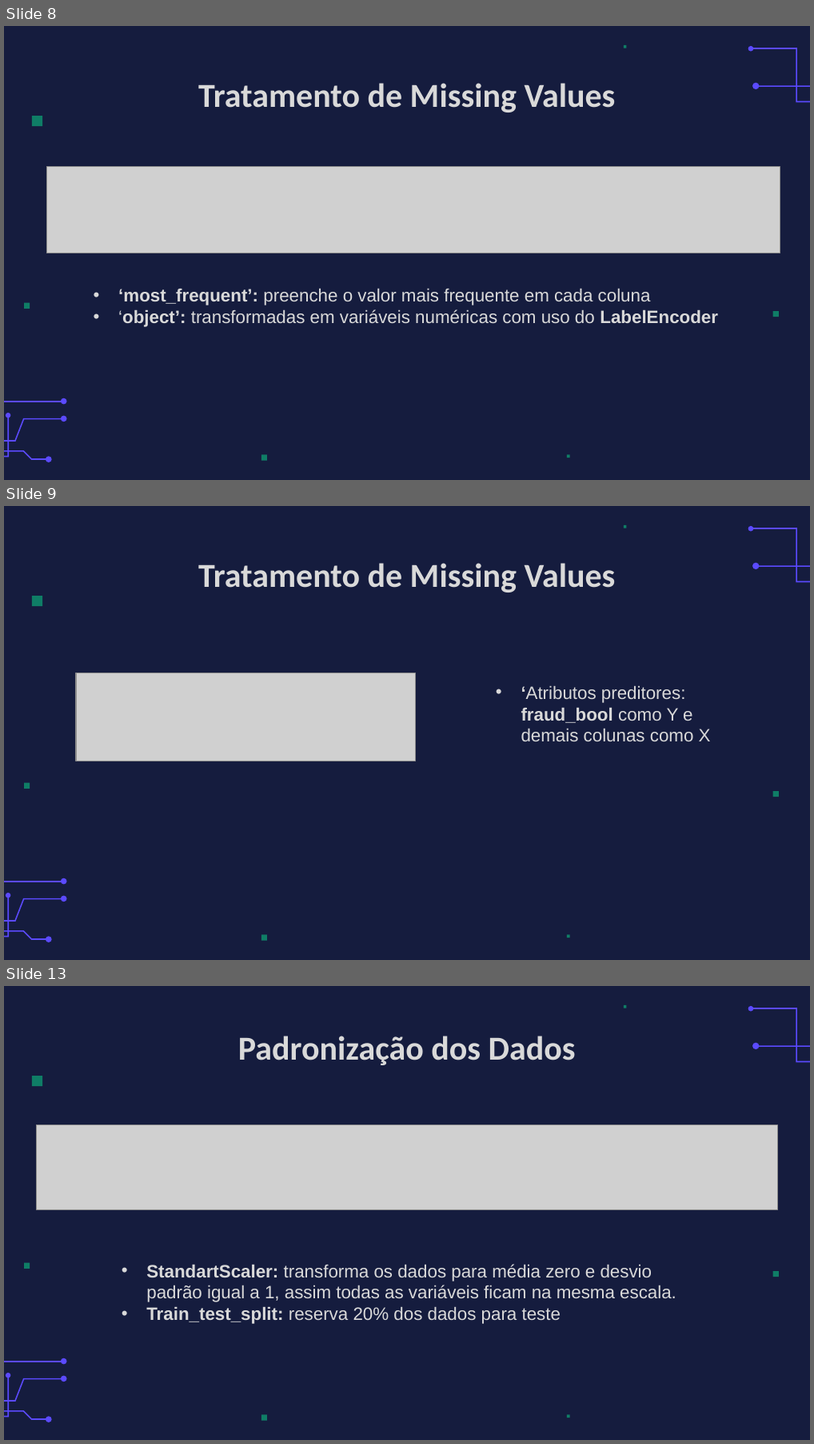
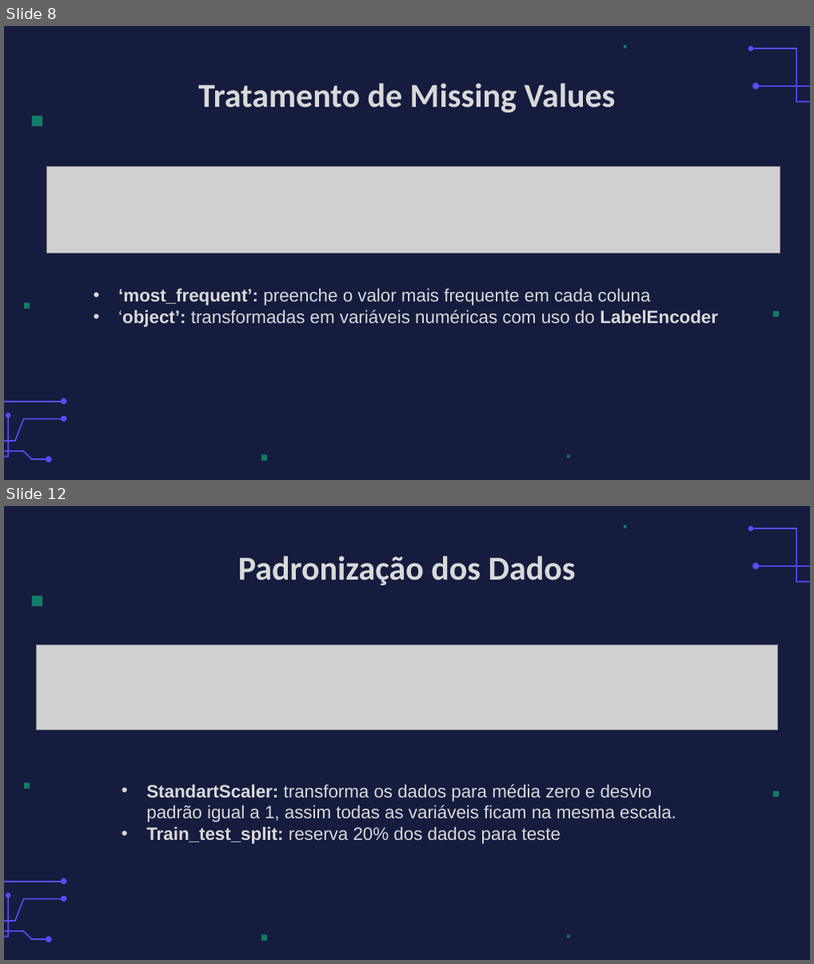
Before and after one commit to VMartins2106/Projeto_A3_IA_USJT, a slide deck: A3_AI.pptx. Shown one above the other, each under a label of ours: slides 8, 9 and 13 before the commit, slides 8 and 12 after it; the slides between them are not shown. The pictures are 814x1444 and 814x964 pixels, drawn with LibreOffice and Linux fonts; fonts in the diff are those of the drawing; grey boxes stand for pictures; background and template pictures are left out. Boxes give left, top, right and bottom in pixels: in the first picture for what was removed or moved away, otherwise in the second. Text is boxed around its words. In the diff, an @@ line names an element or a change of style, - is before the commit and + after.

```diff
--- a/A3_AI.pptx
+++ b/A3_AI.pptx
@@ slide 9 removed at bbox=[4, 506, 810, 960], background picture (left out); not listed: 15 template elements that a slide beside it also shows @@
@@ title removed at bbox=[198, 563, 616, 592] @@
-Tratamento de Missing Values
@@ picture removed at bbox=[76, 673, 415, 761] @@
@@ text removed at bbox=[522, 685, 711, 741] @@
-• ‘Atributos preditores: fraud_bool como Y e demais colunas como X
@@ what was slide 13 is now slide 12 @@
```
Also in this commit, not shown: 7 slides changed, 1 other slide removed.
